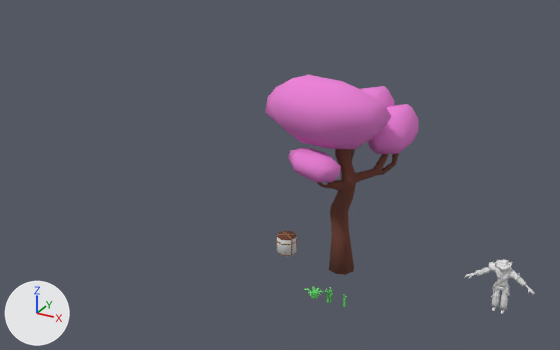
An edit to the Blender file Modelos/Cenario Ninja/breder semestre2 semana 6.blend, drawn before and after from the same camera.
One viewpoint serves both versions: a camera (50 mm lens) standing at (8.67, -19.87, 12.68) and looking at (-2.45, 0.36, 2.57). Lighting does not change. The marker at lower left points along +X, +Y and +Z.

Before the edit, the objects in view are built like this:
```python
ob_arvore_cerejera = bpy.data.objects.new('Arvore.Cerejera', me_arvore_cerejera)
ob_arvore_cerejera.location = (0.0, 0.0, 0.0)
ob_barril_sake = bpy.data.objects.new('Barril.Sake', me_barril_sake)
ob_barril_sake.location = (-2.0, 0.0, 0.0)
ob_cowboy = bpy.data.objects.new('cowboy', me_cowboy)
ob_cowboy.location = (5.0, 0.0, 0.0)
ob_toiceira_1 = bpy.data.objects.new('Toiceira.1', me_cube)
ob_toiceira_1.location = (0.0, -2.0, 0.0)
ob_toiceira_2 = bpy.data.objects.new('Toiceira.2', me_cube_002)
ob_toiceira_2.location = (0.5, -2.0, 0.0)
ob_toiceira_3 = bpy.data.objects.new('Toiceira.3', me_cube_001)
ob_toiceira_3.location = (1.0, -2.0, 0.0)
```
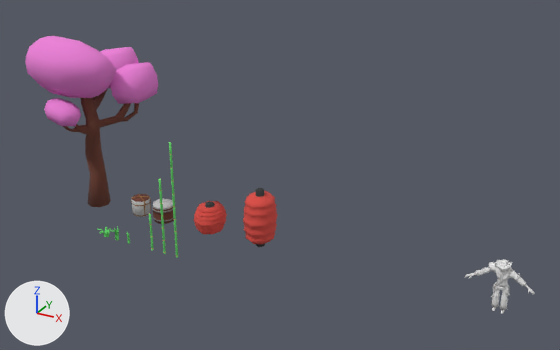
Commit message: Lanternas tambor e bambu

Changed parts and their boxes (x1, y1, x2, y2) in the pictures (560 x 350 px):
'Arvore.Cerejera', moved
    before: (265, 75, 418, 275)
    after: (25, 36, 158, 207)
'LanternaJaponesa.2', added (red)
    after: (243, 188, 278, 247)
'LanternaJaponesa.1', added (red)
    after: (193, 201, 227, 234)
'Barril.Sake', moved
    before: (276, 231, 297, 257)
    after: (131, 194, 151, 217)
'TamborTaike', added
    after: (152, 198, 174, 224)
'Bambu.Longo', added
    after: (169, 142, 178, 258)
'Bambu.Medio', added
    after: (158, 179, 166, 254)
'Toiceira.1', moved
    before: (303, 286, 324, 299)
    after: (97, 227, 113, 237)
'Toiceira.2', moved
    before: (325, 287, 333, 303)
    after: (113, 227, 119, 241)
'Toiceira.3', moved
    before: (343, 294, 346, 307)
    after: (126, 232, 130, 244)

Diff of the bpy script that builds the scene:
```diff
--- a/Modelos/Cenario Ninja/breder semestre2 semana 6.blend.py
+++ b/Modelos/Cenario Ninja/breder semestre2 semana 6.blend.py
@@ ob_barril_sake @@
 ob_barril_sake = bpy.data.objects.new('Barril.Sake', me_barril_sake)
-ob_barril_sake.location = (-2.0, 0.0, 0.0)
+ob_barril_sake.location = (-8.0, 0.0, 0.0)
@@ ob_toiceira_1 @@
 ob_toiceira_1 = bpy.data.objects.new('Toiceira.1', me_cube)
-ob_toiceira_1.location = (0.0, -2.0, 0.0)
+ob_toiceira_1.location = (-8.0, -2.0, 0.0)
@@ ob_toiceira_2 @@
 ob_toiceira_2 = bpy.data.objects.new('Toiceira.2', me_cube_002)
-ob_toiceira_2.location = (0.5, -2.0, 0.0)
+ob_toiceira_2.location = (-7.5, -2.0, 0.0)
@@ ob_toiceira_3 @@
 ob_toiceira_3 = bpy.data.objects.new('Toiceira.3', me_cube_001)
-ob_toiceira_3.location = (1.0, -2.0, 0.0)
+ob_toiceira_3.location = (-7.0, -2.0, 0.0)
@@ ob_arvore_cerejera @@
 ob_arvore_cerejera = bpy.data.objects.new('Arvore.Cerejera', me_arvore_cerejera)
-ob_arvore_cerejera.location = (0.0, 0.0, 0.0)
+ob_arvore_cerejera.location = (-10.0, 0.0, 0.0)
@@ ob_bambu_medio @@
+ob_bambu_medio = bpy.data.objects.new('Bambu.Medio', me_bambu_medio)  # 304 vertices, 257 faces; spans x -0.04..0.04, y -0.04..0.04, z 0.0..2.68; in mat_material_verde_1 (green #68dd6e), mat_material_beje (yellow #d5b972)
+ob_bambu_medio.location = (-5.5, -2.0, 0.0)
@@ ob_bambu_longo @@
+ob_bambu_longo = bpy.data.objects.new('Bambu.Longo', me_bambu_longo)  # 448 vertices, 380 faces; spans x -0.04..0.04, y -0.04..0.04, z 0.0..4.02; in mat_material_verde_1 (green #68dd6e), mat_material_beje (yellow #d5b972)
+ob_bambu_longo.location = (-5.0, -2.0, 0.0)
@@ ob_bambu_curto @@
+ob_bambu_curto = bpy.data.objects.new('Bambu.Curto', me_bambu_curto)  # 160 vertices, 140 faces; spans x -0.037..0.037, y -0.037..0.037, z 0.0..1.342; in mat_material_verde_1 (green #68dd6e), mat_material_beje (yellow #d5b972)
+ob_bambu_curto.location = (-6.0, -2.0, 0.0)
@@ ob_lanternajaponesa_2 @@
+ob_lanternajaponesa_2 = bpy.data.objects.new('LanternaJaponesa.2', me_lanternajaponesa_2)  # 186 vertices, 192 faces; spans x -0.6..0.6, y -0.67..0.67, z 0.0..2.08; in mat_material_vermelho (red #db4d45), mat_material_preto (black #353535)
+ob_lanternajaponesa_2.location = (-3.0, 0.0, 0.0)
@@ ob_lanternajaponesa_1 @@
+ob_lanternajaponesa_1 = bpy.data.objects.new('LanternaJaponesa.1', me_lanternajaponesa_1)  # 202 vertices, 208 faces; spans x -0.582..0.582, y -0.659..0.659, z 0.016..1.122; in mat_material_vermelho (red #db4d45), mat_material_preto (black #353535)
+ob_lanternajaponesa_1.location = (-5.0, 0.0, 0.0)
@@ ob_tambortaike @@
+ob_tambortaike = bpy.data.objects.new('TamborTaike', me_tambortaike)  # 220 vertices, 192 faces; spans x -0.387..0.387, y -0.407..0.407, z 0.0..0.668; in mat_material_marrom (brown #6e3f32), mat_material_branco (light grey #d5d5d5), mat_material_cinza (grey #838383)
+ob_tambortaike.location = (-7.0, 0.0, 0.0)
```
